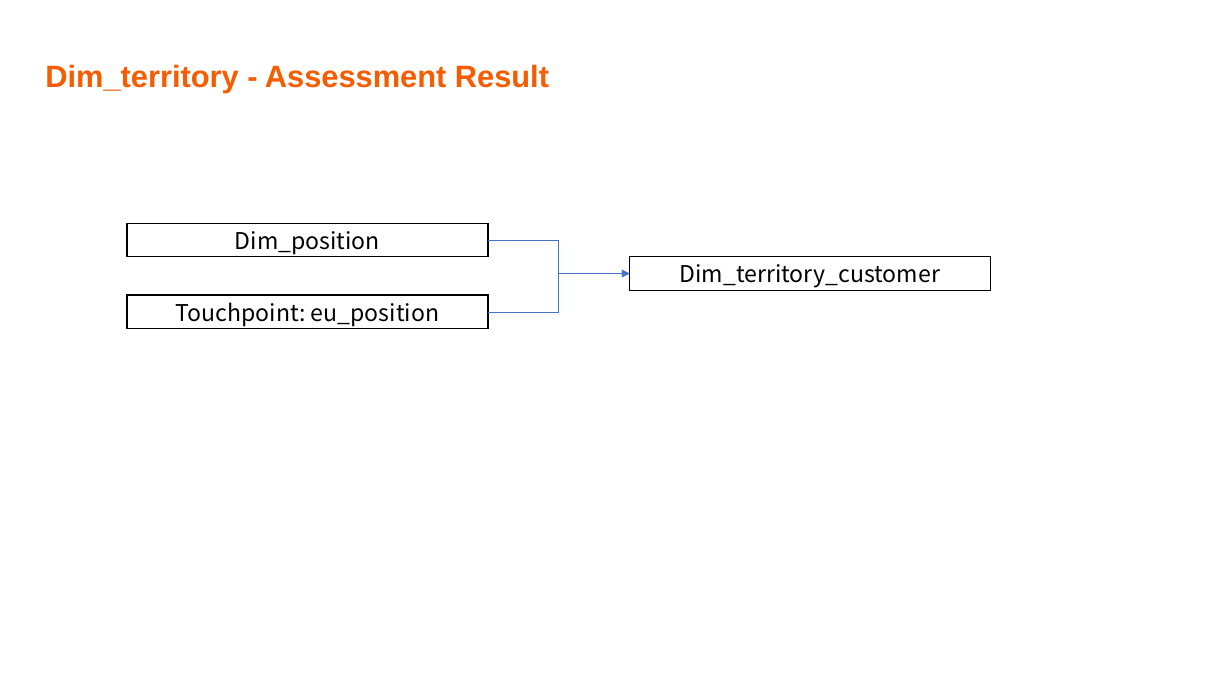
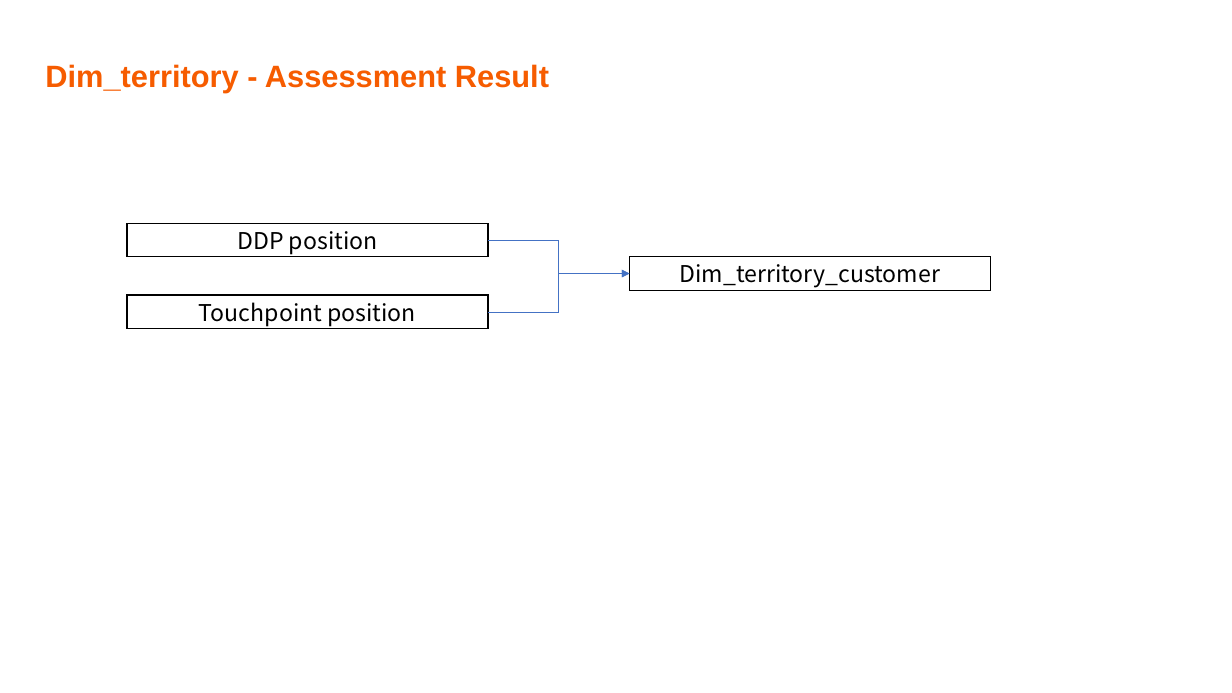
Before and after one commit to Ben202309141505/Documents, a slide deck: slide 34 of NGSE docs/NGSE China - Data Readiness Report_20231226_V0.1.pptx (slide 33 before the commit). Drawn at 1232x693 pixels with LibreOffice and Linux fonts; fonts in the diff are those of the drawing; background and template pictures are left out. Boxes give left, top, right and bottom in pixels: in the first picture for what was removed or moved away, otherwise in the second. Text is boxed around its words. In the diff, an @@ line names an element or a change of style, - is before the commit and + after.

```diff
--- a/NGSE docs/NGSE China - Data Readiness Report_20231226_V0.1.pptx
+++ b/NGSE docs/NGSE China - Data Readiness Report_20231226_V0.1.pptx
@@ text in rectangle at bbox=[237, 231, 378, 254]: text changed @@
-Dim_position
+DDP position
@@ text in rectangle at bbox=[199, 302, 416, 326]: text changed @@
-Touchpoint: eu_position
+Touchpoint position
```
Also in this commit, not shown: 7 other slides changed, 1 slide added.
